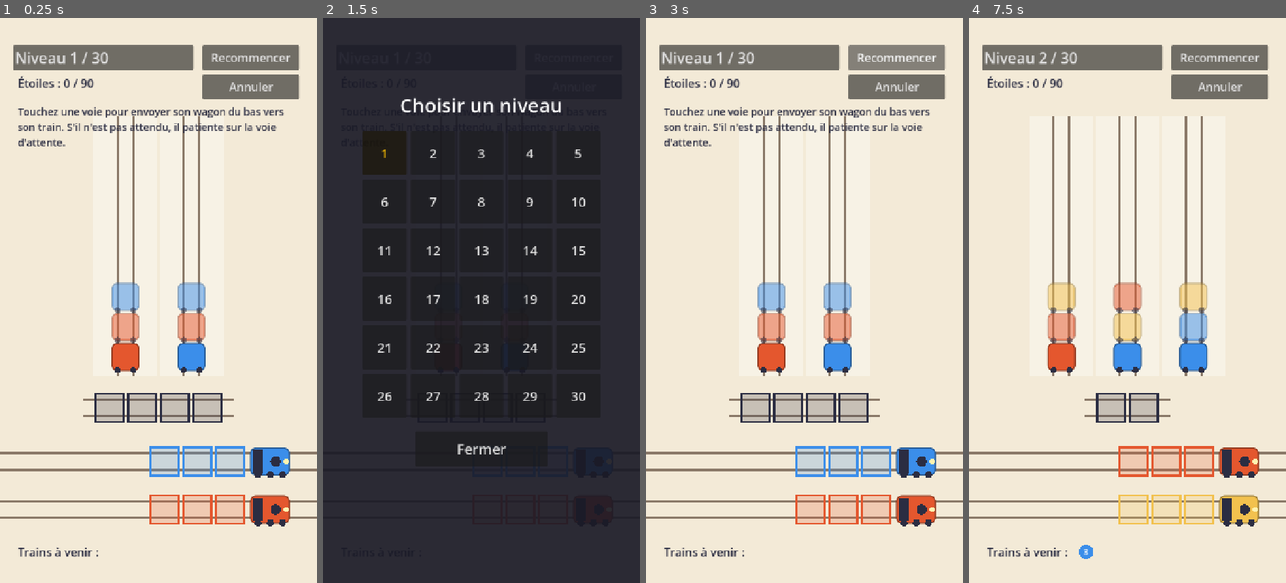
Above: before the commit, frames 1-4 (left to right).
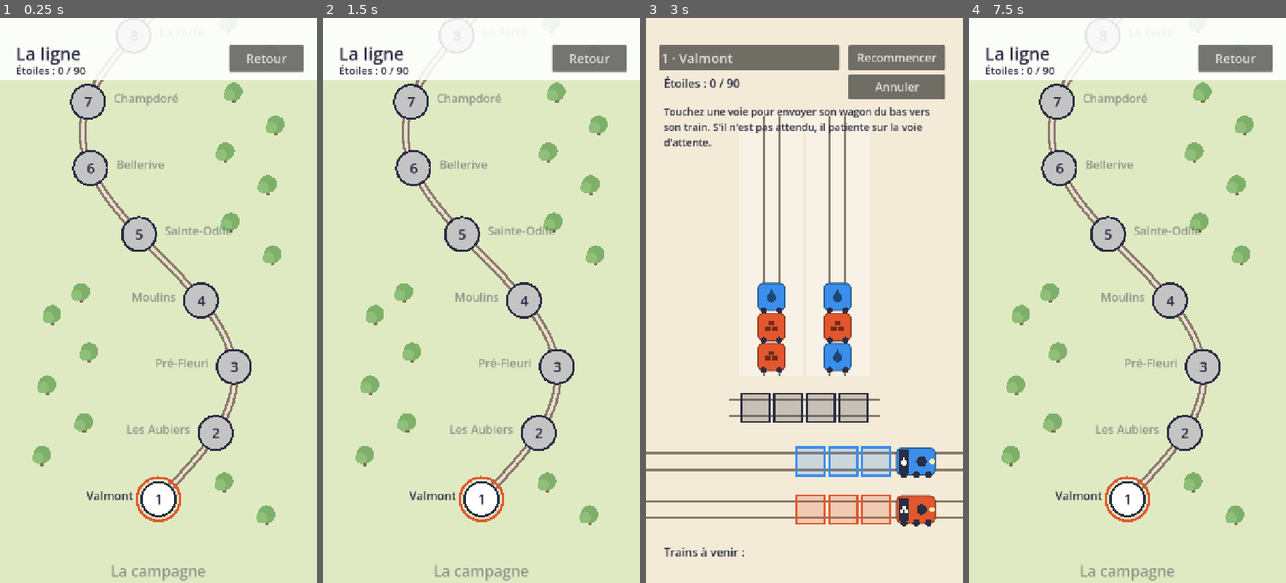
Above: after the commit, the same moments.

Repository: VincentDebaty/GareDeTriage
Game: Godot game, scene res://scenes/main.tscn
Two runs of this game, one before a commit and one after it. Both use one fixed random seed, a clock stepped at 60 frames per second and the inputs below.
Inputs (mouse positions are in pixels of both pictures, inside the frame that each line leads up to):
- Up to frame 1 (0.25 s): no input
- Up to frame 2 (1.5 s): click (427, 57) at 0.5 s, where only the run before the commit has a clickable "Niveau 1 / 30"; click (427, 57) at 1.25 s, where only the run after the commit has a clickable "1 · Valmont"
- Up to frame 3 (3 s): click (706, 153) at 2 s, where only the run before the commit has a clickable "1"; click "Recommencer" (after the commit: "Retour") at 2.75 s
- Up to frame 4 (7.5 s): click "Recommencer" at 3.5 s; click "Recommencer" at 4.25 s; click "Recommencer" at 5 s; click "Annuler" at 5.75 s; click (1073, 57) at 6.5 s, where only the run before the commit has a clickable "Niveau 1 / 30"; click (1079, 153) at 7.25 s, where only the run before the commit has a clickable "2"

The runs differ from the first frame. In frame 1, 42% of the frame differs, in the area x 0-100%, y 0-100%; in frame 2, 99%; in frame 3, 2.2%; in frame 4, 48%.

Commit message:
Marchandises, carte de la ligne, wagons en pleine couleur
- Chaque couleur porte une icône de marchandise (wagons et cabines).
- Carte de la ligne : trente gares nommées, trois régions, étoiles par
  gare ; le jeu s'ouvre dessus et elle remplace la grille de niveaux.
- Fond du jeu teinté selon la région ; fin de niveau avec « Voir la carte ».
- Wagons d'une voie tous à pleine opacité.
- Affichage des quais et des trains à venir indépendant des locomotives
  (corrige une pastille restante en jeu très rapide).
- Wagons mystère désactivés dans les niveaux.

Co-Authored-By: Claude Fable 5.2 <noreply@anthropic.com>

Diff:
--- /dev/null
+++ b/data/line.json
@@ -0,0 +1,15 @@
+{
+	"regions": [
+		{"name": "La campagne", "first": 0, "map": "dfeac3", "game": "f3ead7", "decor": "tree"},
+		{"name": "La montagne", "first": 10, "map": "dde2ea", "game": "e9edf2", "decor": "peak"},
+		{"name": "Le port", "first": 20, "map": "cfe6ee", "game": "e4f0f2", "decor": "wave"}
+	],
+	"stations": [
+		"Valmont", "Les Aubiers", "Pré-Fleuri", "Moulins", "Sainte-Odile",
+		"Bellerive", "Champdoré", "La Ferté", "Vignolles", "Grand-Pré",
+		"Col-Blanc", "Pierrefeu", "Les Granges", "Haute-Combe", "Rochebrune",
+		"Val-d'Ardoise", "Les Cimes", "Pont-du-Diable", "Aiguebelle", "Mont-Clair",
+		"Les Salines", "Marée-Basse", "Cap-Rouge", "La Jetée", "Port-Louis",
+		"Les Docks", "Fort-Marin", "Baie-d'Or", "Le Phare", "Terminus-sur-Mer"
+	]
+}
--- /dev/null
+++ b/src/goods.gd
@@ -0,0 +1,37 @@
+extends RefCounted
+## Marchandises : une par couleur de wagon, avec une icône dessinée (graphisme provisoire).
+## L'icône double la couleur, pour que deux wagons se distinguent aussi par leur forme.
+
+const NAMES: Array[String] = ["Briques", "Eau", "Blé", "Bois", "Raisin", "Fleurs"]
+
+
+## Dessine l'icône de la marchandise `kind` centrée en `c`, à l'échelle `s` (1 = wagon).
+## `ink` est la couleur du dessin, `paper` celle du fond (pour les détails en creux).
+static func draw_icon(ci: CanvasItem, kind: int, c: Vector2, s: float, ink: Color, paper: Color) -> void:
+	match kind:
+		0:  # Briques : deux en bas, une au-dessus.
+			for r: Array in [[-15.0, 1.0], [1.0, 1.0], [-7.0, -11.0]]:
+				ci.draw_rect(Rect2(c + Vector2(r[0], r[1]) * s, Vector2(14.0, 10.0) * s), ink)
+		1:  # Eau : une goutte.
+			ci.draw_circle(c + Vector2(0.0, 5.0) * s, 10.0 * s, ink)
+			ci.draw_colored_polygon(PackedVector2Array([
+				c + Vector2(-9.0, 1.0) * s, c + Vector2(9.0, 1.0) * s, c + Vector2(0.0, -15.0) * s]), ink)
+		2:  # Blé : un épi.
+			ci.draw_line(c + Vector2(0.0, 15.0) * s, c + Vector2(0.0, -10.0) * s, ink, 3.0 * s)
+			for y: float in [-7.0, 1.0, 9.0]:
+				ci.draw_circle(c + Vector2(-6.0, y) * s, 4.5 * s, ink)
+				ci.draw_circle(c + Vector2(6.0, y) * s, 4.5 * s, ink)
+			ci.draw_circle(c + Vector2(0.0, -13.0) * s, 4.5 * s, ink)
+		3:  # Bois : trois rondins vus en bout.
+			for p: Vector2 in [Vector2(-9.0, 6.0), Vector2(9.0, 6.0), Vector2(0.0, -8.0)]:
+				ci.draw_circle(c + p * s, 8.5 * s, ink)
+				ci.draw_circle(c + p * s, 3.5 * s, paper)
+		4:  # Raisin : une grappe.
+			for p: Vector2 in [Vector2(-9.0, -7.0), Vector2(0.0, -7.0), Vector2(9.0, -7.0),
+					Vector2(-4.5, 2.0), Vector2(4.5, 2.0), Vector2(0.0, 11.0)]:
+				ci.draw_circle(c + p * s, 5.5 * s, ink)
+			ci.draw_line(c + Vector2(0.0, -11.0) * s, c + Vector2(4.0, -17.0) * s, ink, 3.0 * s)
+		5:  # Fleurs : cinq pétales et un cœur.
+			for k: int in 5:
+				ci.draw_circle(c + Vector2.from_angle(-PI / 2.0 + k * TAU / 5.0) * 9.0 * s, 6.5 * s, ink)
+			ci.draw_circle(c, 4.0 * s, paper)
--- a/src/main.gd
+++ b/src/main.gd
@@ -8,6 +8,7 @@
 const Solver := preload("res://src/triage_solver.gd")
 const Piece := preload("res://src/piece.gd")
 const Sfx := preload("res://src/sfx.gd")
+const MapView := preload("res://src/map_view.gd")
 
 const PALETTE: Array[Color] = [
 	Color("e4572e"), Color("3b8eea"), Color("f2c14e"),
@@ -46,6 +47,12 @@
 ## déjà à jour au moment de la touche, l'affichage change quand le train arrive vraiment.
 var _slot_view: Array[Dictionary] = []
 var _pending_view: Array = []
+## Numéros d'ordre des mises à jour de ces vues : en jouant très vite, deux animations
+## peuvent se terminer dans le désordre ; on n'applique jamais un état plus ancien que
+## celui déjà affiché (par quai, et pour la liste des trains à venir).
+var _view_seq: int = 0
+var _view_applied: int = 0
+var _slot_applied: Array[int] = []
 var _gen: int = 0
 var _stars_total: int = 0
 var _stars_shown: int = 0
@@ -56,10 +63,9 @@
 var _pieces: Node2D
 var _sfx: Sfx
 var _title: Button
-var _picker: ColorRect
-var _picker_title: Label
-var _picker_grid: GridContainer
-var _picker_close: Button
+var _map: MapView
+## Ligne : régions et noms de gares (data/line.json).
+var _line: Dictionary = {}
 var _hint: Label
 var _stars_label: Label
 var _pending_label: Label
@@ -75,6 +81,7 @@
 func _ready() -> void:
 	RenderingServer.set_default_clear_color(BG)
 	_levels = JSON.parse_string(FileAccess.get_file_as_string("res://data/levels.json"))
+	_line = JSON.parse_string(FileAccess.get_file_as_string("res://data/line.json"))
 	_pieces = Node2D.new()
 	add_child(_pieces)
 	_sfx = Sfx.new()
@@ -85,6 +92,9 @@
 	_save_enabled = OS.get_cmdline_user_args().is_empty()
 	_load_progress()
 	_start_level(clampi(int(_progress["level"]), 0, _levels.size() - 1))
+	# Le jeu s'ouvre sur la carte de la ligne (sauf lors des vérifications automatiques).
+	if _save_enabled:
+		_open_map()
 	_debug_hook()
 
 
@@ -106,6 +116,19 @@
 	if f != null:
 		f.store_string(JSON.stringify(_progress))
 		f.close()
+
+
+## Dernière gare atteinte sur la ligne.
+func _reached() -> int:
+	return int(_progress.get("reached", _progress["level"]))
+
+
+func _region(index: int) -> Dictionary:
+	var found: Dictionary = _line["regions"][0]
+	for r: Dictionary in _line["regions"]:
+		if int(r["first"]) <= index:
+			found = r
+	return found
 
 
 func _total_stars() -> int:
@@ -135,8 +158,8 @@
 func _build_ui() -> void:
 	var layer: CanvasLayer = CanvasLayer.new()
 	add_child(layer)
-	# Le titre est un bouton : il ouvre le choix du niveau.
-	_title = _button("", 34, _open_picker)
+	# Le titre est un bouton : il ouvre la carte de la ligne.
+	_title = _button("", 30, _open_map)
 	_title.alignment = HORIZONTAL_ALIGNMENT_LEFT
 	_stars_label = _label(26)
 	_hint = _label(23)
@@ -160,45 +183,25 @@
 	_overlay.add_child(_star_row)
 	_overlay_button = _button("", 38, _on_overlay_button)
 	_overlay.add_child(_overlay_button)
-	_overlay_alt = _button("Recommencer le niveau", 30, func() -> void: _start_level(_level_index))
+	_overlay_alt = _button("", 30, _on_overlay_alt)
 	_overlay.add_child(_overlay_alt)
-	_picker = ColorRect.new()
-	_picker.color = Color(0.1, 0.1, 0.15, 0.92)
-	_picker.visible = false
-	layer.add_child(_picker)
-	_picker_title = Label.new()
-	_picker_title.text = "Choisir un niveau"
-	_picker_title.add_theme_font_size_override("font_size", 44)
-	_picker_title.horizontal_alignment = HORIZONTAL_ALIGNMENT_CENTER
-	_picker.add_child(_picker_title)
-	_picker_grid = GridContainer.new()
-	_picker_grid.columns = 5
-	_picker_grid.add_theme_constant_override("h_separation", 10)
-	_picker_grid.add_theme_constant_override("v_separation", 10)
-	_picker.add_child(_picker_grid)
-	_picker_close = _button("Fermer", 32, func() -> void: _picker.visible = false)
-	_picker.add_child(_picker_close)
+	_map = MapView.new()
+	_map.stations = _line["stations"]
+	_map.regions = _line["regions"]
+	_map.visible = false
+	_map.level_picked.connect(_pick_level)
+	_map.closed.connect(func() -> void: _map.visible = false)
+	layer.add_child(_map)
 	_layout_ui()
 
 
-## Ouvre la grille des niveaux. Tous sont accessibles (utile pour les essais) ;
-## les points sous le numéro rappellent la meilleure note obtenue.
-func _open_picker() -> void:
-	for child: Node in _picker_grid.get_children():
-		_picker_grid.remove_child(child)
-		child.queue_free()
-	for i: int in _levels.size():
-		var stars: int = int(_progress["stars"].get(str(i), 0))
-		var b: Button = _button("%d\n%s" % [i + 1, "•".repeat(stars)], 30, _pick_level.bind(i))
-		b.custom_minimum_size = Vector2(100.0, 100.0)
-		if i == _level_index:
-			b.modulate = GOLD
-		_picker_grid.add_child(b)
-	_picker.visible = true
+## Ouvre la carte de la ligne. Toutes les gares restent accessibles (utile pour les essais).
+func _open_map() -> void:
+	_map.open(_level_index, _reached(), _progress["stars"])
 
 
 func _pick_level(index: int) -> void:
-	_picker.visible = false
+	_map.visible = false
 	_progress["level"] = index
 	_save_progress()
 	_start_level(index)
@@ -210,13 +213,9 @@
 	var dy: float = maxf(0.0, _top_inset() - 50.0)
 	_title.position = Vector2(30.0, 62.0 + dy)
 	_title.size = Vector2(sz.x - 310.0, 56.0)
-	_picker.position = Vector2.ZERO
-	_picker.size = sz
-	_picker_title.position = Vector2(0.0, sz.y * 0.2 - 90.0)
-	_picker_title.size = Vector2(sz.x, 70.0)
-	_picker_grid.position = Vector2((sz.x - 540.0) / 2.0, sz.y * 0.2)
-	_picker_close.size = Vector2(300.0, 80.0)
-	_picker_close.position = Vector2((sz.x - 300.0) / 2.0, sz.y * 0.2 + 680.0)
+	_map.position = Vector2.ZERO
+	_map.top_inset = dy
+	_map.size = sz
 	_restart.size = Vector2(220.0, 56.0)
 	_restart.position = Vector2(sz.x - 260.0, 62.0 + dy)
 	_undo_button.size = Vector2(220.0, 56.0)
@@ -256,11 +255,11 @@
 
 
 ## Affiche le panneau de fin. `stars` > 0 : les étoiles tombent une à une.
-## `alt` : montre aussi le bouton secondaire « Recommencer le niveau ».
-func _show_overlay(text: String, button: String, stars: int, alt: bool) -> void:
+## `alt` : texte du bouton secondaire.
+func _show_overlay(text: String, button: String, stars: int, alt: String) -> void:
 	_overlay_label.text = text
 	_overlay_button.text = button
-	_overlay_alt.visible = alt
+	_overlay_alt.text = alt
 	_stars_total = stars
 	_stars_shown = 0
 	_star_row.queue_redraw()
@@ -296,6 +295,13 @@
 		_start_level((_level_index + 1) % _levels.size())
 	else:
 		_undo()
+
+
+func _on_overlay_alt() -> void:
+	if _game.status() == Game.WON:
+		_open_map()
+	else:
+		_start_level(_level_index)
 
 
 # --- Géométrie ---------------------------------------------------------------
@@ -351,7 +357,8 @@
 	_game = Game.new()
 	_game.load_level(_levels[index])
 	_rebuild()
-	_title.text = "Niveau %d / %d" % [index + 1, _levels.size()]
+	_title.text = "%d · %s" % [index + 1, _line["stations"][index]]
+	RenderingServer.set_default_clear_color(Color(str(_region(index)["game"])))
 	_stars_label.text = "Étoiles : %d / %d" % [_total_stars(), _levels.size() * 3]
 	_hint.text = str(_levels[index].get("hint", ""))
 
@@ -369,16 +376,38 @@
 	for slot: Dictionary in _game.slots:
 		ids.append_array(slot["ids"])
 	for id: int in ids:
-		var w: Node2D = _new_piece(PALETTE[_game.colors[id]], false)
+		var w: Node2D = _new_piece(_game.colors[id], false)
 		w.masked = _game.hidden[id] == 1 and not _revealed.has(id)
 		_wagons[id] = w
 	_slot_view.clear()
+	_slot_applied.clear()
 	for s: int in _game.slots.size():
 		_locos.append(null)
 		_spawn_loco(s)
+		_slot_applied.append(_view_seq)
 		_slot_view.append({"color": _game.slots[s]["color"], "size": _game.slots[s]["size"]})
 	_pending_view = _pending_snapshot()
+	_view_applied = _view_seq
 	_relayout(0.0)
+
+
+## Programme un changement d'affichage d'un quai (et, si `pending` est fourni, de la liste
+## des trains à venir) dans `delay` secondes. Indépendant des locomotives : en jeu rapide,
+## une locomotive peut repartir avant la fin de son animation d'arrivée.
+func _schedule_view(slot: int, delay: float, view: Dictionary, pending: Variant) -> void:
+	_view_seq += 1
+	var seq: int = _view_seq
+	var gen: int = _gen
+	get_tree().create_timer(delay).timeout.connect(func() -> void:
+		if gen != _gen:
+			return
+		if seq > _slot_applied[slot]:
+			_slot_applied[slot] = seq
+			_slot_view[slot] = view
+		if pending != null and seq > _view_applied:
+			_view_applied = seq
+			_pending_view = pending
+		queue_redraw())
 
 
 func _pending_snapshot() -> Array:
@@ -388,9 +417,10 @@
 	return list
 
 
-func _new_piece(color: Color, is_loco: bool) -> Node2D:
+func _new_piece(kind: int, is_loco: bool) -> Node2D:
 	var p: Node2D = Piece.new()
-	p.color = color
+	p.kind = kind
+	p.color = PALETTE[kind]
 	p.is_loco = is_loco
 	_pieces.add_child(p)
 	return p
@@ -400,24 +430,21 @@
 ## les cadres du quai et la liste des trains à venir ne changent qu'à son arrivée.
 func _spawn_loco(slot: int, delay: float = -1.0) -> void:
 	var color: int = _game.slots[slot]["color"]
-	var view: Dictionary = {"color": color, "size": _game.slots[slot]["size"]}
+	if delay >= 0.0:
+		_schedule_view(slot, delay + LOCO_IN_TIME,
+			{"color": color, "size": _game.slots[slot]["size"]}, _pending_snapshot())
 	if color == -1:
 		_locos[slot] = null
 		return
-	var loco: Node2D = _new_piece(PALETTE[color], true)
+	var loco: Node2D = _new_piece(color, true)
 	_locos[slot] = loco
 	if delay < 0.0:
 		loco.position = _loco_pos(slot)
 		return
-	var pending: Array = _pending_snapshot()
 	loco.position = Vector2(-200.0, _loco_pos(slot).y)
 	var tw: Tween = loco.create_tween()
 	tw.tween_interval(delay)
 	tw.tween_property(loco, "position", _loco_pos(slot), LOCO_IN_TIME).set_trans(Tween.TRANS_QUAD).set_ease(Tween.EASE_OUT)
-	tw.tween_callback(func() -> void:
-		_slot_view[slot] = view
-		_pending_view = pending
-		queue_redraw())
 
 
 func _wait(seconds: float) -> void:
@@ -494,7 +521,6 @@
 			var id: int = _game.tracks[t][k]
 			var w: Node2D = _wagons[id]
 			_move(w, _track_pos(t, k), duration)
-			w.modulate = Color(1, 1, 1, 1.0 if k == 0 else 0.5)
 			if k == 0 and w.masked:
 				_reveal(id, duration > 0.0)
 	for b: int in _game.buffer.size():
@@ -617,13 +643,10 @@
 				Input.vibrate_handheld(40)
 				loco.add_child(_smoke()))
 		tw.tween_interval(0.12)
-		if n == loco:
-			# Le quai se vide de ses cadres au moment où le train s'ébranle.
-			tw.tween_callback(func() -> void:
-				_slot_view[slot] = {"color": -1, "size": 0}
-				queue_redraw())
 		tw.tween_property(n, "position:x", _size().x + 300.0, DEPART_TIME).as_relative().set_trans(Tween.TRANS_CUBIC).set_ease(Tween.EASE_IN)
 		tw.tween_callback(n.queue_free)
+	# Le quai se vide de ses cadres au moment où le train s'ébranle.
+	_schedule_view(slot, delay + 0.12, {"color": -1, "size": 0}, null)
 	_spawn_loco(slot, delay + NEXT_TRAIN_DELAY - LOCO_IN_TIME)
 	queue_redraw()
 
@@ -634,7 +657,7 @@
 			_celebrate()
 		Game.LOST:
 			_sfx.play("lose")
-			_show_overlay("Gare bloquée !", "Annuler le dernier coup", 0, true)
+			_show_overlay("Gare bloquée !", "Annuler le dernier coup", 0, "Recommencer le niveau")
 
 
 ## Revient à l'état d'avant le dernier coup.
@@ -674,6 +697,7 @@
 	var key: String = str(_level_index)
 	_progress["stars"][key] = maxi(stars, int(_progress["stars"].get(key, 0)))
 	_progress["level"] = (_level_index + 1) % _levels.size()
+	_progress["reached"] = maxi(_reached(), mini(_level_index + 1, _levels.size() - 1))
 	_save_progress()
 	var confetti: CPUParticles2D = CPUParticles2D.new()
 	confetti.position = Vector2(_size().x / 2.0, _size().y * 0.25)
@@ -699,9 +723,9 @@
 	confetti.emitting = true
 	get_tree().create_timer(3.0).timeout.connect(fx.queue_free)
 	if _level_index == _levels.size() - 1:
-		_show_overlay("Bravo, tout est réussi !", "Rejouer depuis le début", stars, false)
+		_show_overlay("Terminus !", "Rejouer depuis le début", stars, "Voir la carte")
 	else:
-		_show_overlay("Niveau réussi !", "Niveau suivant", stars, false)
+		_show_overlay("Gare desservie !", "Gare suivante", stars, "Voir la carte")
 
 
 # --- Décor -------------------------------------------------------------------
@@ -754,7 +778,7 @@
 
 ## Options après « -- » : --level=N, --autoplay=K (K coups du solveur), --pace=S (secondes
 ## entre deux touches, 0 = rafale), --undo=N (N annulations ensuite), --wait=S (attente
-## avant capture), --picker=1 (ouvre le choix du niveau), --shot=chemin.png.
+## avant capture), --map=1 (ouvre la carte de la ligne), --shot=chemin.png.
 func _debug_hook() -> void:
 	var opts: Dictionary = {}
 	for a: String in OS.get_cmdline_user_args():
@@ -771,8 +795,8 @@
 		_take(solution[k])
 		if pace > 0.0:
 			await _wait(pace)
-	if opts.has("picker"):
-		_open_picker()
+	if opts.has("map"):
+		_open_map()
 	for n: int in int(opts.get("undo", "0")):
 		await _wait(0.4)
 		_undo()
--- /dev/null
+++ b/src/map_view.gd
@@ -0,0 +1,208 @@
+extends Control
+## Carte de la ligne : une gare par niveau, le long d'une voie qui traverse les régions.
+## La gare 1 est en bas ; on fait défiler la carte au doigt (ou à la molette).
+
+signal level_picked(index: int)
+signal closed
+
+const SPACING := 150.0
+const MARGIN_TOP := 260.0
+const MARGIN_BOTTOM := 190.0
+const RADIUS := 36.0
+const INK := Color("2b2d42")
+const GOLD := Color("f2b705")
+const RAIL := Color("8a7968")
+const LOCKED := Color("c4c4c4")
+
+## Noms des gares, une par niveau.
+var stations: Array = []
+## Régions : [{name, first, map, decor}], triées par `first`.
+var regions: Array = []
+## Meilleure note par niveau (clé = index en texte).
+var stars: Dictionary = {}
+var current: int = 0
+## Dernière gare atteinte ; les suivantes sont grisées (mais restent accessibles pour les essais).
+var reached: int = 0
+## Hauteur réservée en haut de l'écran (encoche du téléphone).
+var top_inset: float = 0.0
+
+var _scroll: float = 0.0
+var _pressed: bool = false
+var _dragged: bool = false
+var _press_pos: Vector2 = Vector2.ZERO
+var _close: Button
+
+
+func _ready() -> void:
+	_close = Button.new()
+	_close.text = "Retour"
+	_close.add_theme_font_size_override("font_size", 28)
+	_close.pressed.connect(func() -> void: closed.emit())
+	add_child(_close)
+	resized.connect(_layout)
+	_layout()
+
+
+func _layout() -> void:
+	_close.size = Vector2(170.0, 60.0)
+	_close.position = Vector2(size.x - 200.0, 62.0 + top_inset)
+	_scroll = clampf(_scroll, 0.0, _max_scroll())
+	queue_redraw()
+
+
+## Affiche la carte, centrée sur la gare en cours.
+func open(current_level: int, reached_level: int, best_stars: Dictionary) -> void:
+	current = current_level
+	reached = reached_level
+	stars = best_stars
+	visible = true
+	_pressed = false
+	_layout()
+	_scroll = clampf(MARGIN_BOTTOM + current * SPACING - size.y / 2.0, 0.0, _max_scroll())
+	queue_redraw()
+
+
+func _max_scroll() -> float:
+	var total: float = MARGIN_BOTTOM + maxi(stations.size() - 1, 0) * SPACING + MARGIN_TOP + top_inset
+	return maxf(0.0, total - size.y)
+
+
+## Position à l'écran de la gare `i` (i peut être fractionnaire, pour tracer la voie).
+func _pos(i: float) -> Vector2:
+	return Vector2(size.x / 2.0 + sin(i * 0.85) * size.x * 0.24,
+		size.y - MARGIN_BOTTOM - i * SPACING + _scroll)
+
+
+func _region_index(i: int) -> int:
+	var found: int = 0
+	for r: int in regions.size():
+		if int(regions[r]["first"]) <= i:
+			found = r
+	return found
+
+
+func _gui_input(event: InputEvent) -> void:
+	var button: InputEventMouseButton = event as InputEventMouseButton
+	if button != null:
+		if button.button_index == MOUSE_BUTTON_WHEEL_UP and button.pressed:
+			_scroll_by(80.0)
+		elif button.button_index == MOUSE_BUTTON_WHEEL_DOWN and button.pressed:
+			_scroll_by(-80.0)
+		elif button.button_index == MOUSE_BUTTON_LEFT:
+			if button.pressed:
+				_pressed = true
+				_dragged = false
+				_press_pos = button.position
+			elif _pressed:
+				_pressed = false
+				if not _dragged:
+					_tap(button.position)
+		return
+	var motion: InputEventMouseMotion = event as InputEventMouseMotion
+	if motion != null and _pressed:
+		if motion.position.distance_to(_press_pos) > 12.0:
+			_dragged = true
+		_scroll_by(motion.relative.y)
+
+
+func _scroll_by(delta: float) -> void:
+	_scroll = clampf(_scroll + delta, 0.0, _max_scroll())
+	queue_redraw()
+
+
+func _tap(at: Vector2) -> void:
+	for i: int in stations.size():
+		if _pos(i).distance_to(at) <= RADIUS + 18.0:
+			level_picked.emit(i)
+			return
+
+
+func _total_stars() -> int:
+	var total: int = 0
+	for v: Variant in stars.values():
+		total += int(v)
+	return total
+
+
+func _star(center: Vector2, radius: float, color: Color) -> void:
+	var points: PackedVector2Array = PackedVector2Array()
+	for k: int in 10:
+		points.append(center + Vector2.from_angle(-PI / 2.0 + k * PI / 5.0) * (radius if k % 2 == 0 else radius * 0.45))
+	draw_colored_polygon(points, color)
+
+
+func _draw() -> void:
+	var font: Font = ThemeDB.fallback_font
+	var n: int = stations.size()
+	# Fonds des régions : une bande par région, de la première à la dernière de ses gares.
+	for r: int in regions.size():
+		var first: int = regions[r]["first"]
+		var last: int = (int(regions[r + 1]["first"]) if r + 1 < regions.size() else n) - 1
+		var bottom: float = _pos(first).y + (MARGIN_BOTTOM + 10.0 if r == 0 else SPACING / 2.0)
+		var top: float = _pos(last).y - (MARGIN_TOP + top_inset + 10.0 if r + 1 == regions.size() else SPACING / 2.0)
+		draw_rect(Rect2(0.0, top, size.x, bottom - top), Color(str(regions[r]["map"])))
+		draw_string(font, Vector2(0.0, bottom - 24.0), str(regions[r]["name"]),
+			HORIZONTAL_ALIGNMENT_CENTER, size.x, 34, Color(INK, 0.45))
+	# Décor : deux éléments par gare, placés du côté opposé à la voie.
+	for i: int in n:
+		var p: Vector2 = _pos(i)
+		if p.y < -200.0 or p.y > size.y + 200.0:
+			continue
+		var side: float = -1.0 if p.x > size.x / 2.0 else 1.0
+		var kind: String = regions[_region_index(i)]["decor"]
+		for d: int in 2:
+			var jitter: float = float((i * 37 + d * 71) % 60)
+			var at: Vector2 = Vector2(size.x / 2.0 + side * (150.0 + d * 90.0 + jitter * 0.5),
+				p.y - 40.0 + d * 70.0 + jitter * 0.4)
+			_decor(kind, at)
+	# La voie.
+	var path: PackedVector2Array = PackedVector2Array()
+	for k: int in (n - 1) * 8 + 1:
+		path.append(_pos(k / 8.0))
+	if path.size() >= 2:
+		draw_polyline(path, RAIL, 18.0)
+		draw_polyline(path, Color("e9dfd0"), 7.0)
+	# Les gares.
+	for i: int in n:
+		var p: Vector2 = _pos(i)
+		if p.y < -100.0 or p.y > size.y + 100.0:
+			continue
+		var best: int = int(stars.get(str(i), 0))
+		var fill: Color = GOLD if best > 0 else (Color.WHITE if i <= reached else LOCKED)
+		draw_circle(p, RADIUS + 5.0, INK)
+		draw_circle(p, RADIUS, fill)
+		if i == current:
+			draw_arc(p, RADIUS + 13.0, 0.0, TAU, 48, Color("e4572e"), 6.0)
+		draw_string(font, p + Vector2(-RADIUS, 12.0), str(i + 1), HORIZONTAL_ALIGNMENT_CENTER,
+			RADIUS * 2.0, 32, INK)
+		var on_right: bool = p.x < size.x / 2.0
+		var label_x: float = p.x + RADIUS + 22.0 if on_right else 0.0
+		var label_w: float = size.x - label_x - 16.0 if on_right else p.x - RADIUS - 22.0
+		draw_string(font, Vector2(label_x, p.y + 2.0), str(stations[i]),
+			HORIZONTAL_ALIGNMENT_LEFT if on_right else HORIZONTAL_ALIGNMENT_RIGHT, label_w, 26,
+			INK if i <= reached else Color(INK, 0.45))
+		if best > 0:
+			for s: int in 3:
+				var sx: float = (label_x + 12.0 + s * 26.0) if on_right else (p.x - RADIUS - 34.0 - (2 - s) * 26.0)
+				_star(Vector2(sx, p.y + 24.0), 11.0, GOLD if s < best else Color(INK, 0.2))
+	# En-tête.
+	draw_rect(Rect2(0.0, 0.0, size.x, 140.0 + top_inset), Color(1, 1, 1, 0.88))
+	draw_string(font, Vector2(36.0, 96.0 + top_inset), "La ligne", HORIZONTAL_ALIGNMENT_LEFT, -1.0, 40, INK)
+	draw_string(font, Vector2(36.0, 128.0 + top_inset), "Étoiles : %d / %d" % [_total_stars(), n * 3],
+		HORIZONTAL_ALIGNMENT_LEFT, -1.0, 24, INK)
+
+
+func _decor(kind: String, at: Vector2) -> void:
+	match kind:
+		"tree":
+			draw_rect(Rect2(at + Vector2(-4.0, 6.0), Vector2(8.0, 20.0)), Color("8a6a4a"))
+			draw_circle(at, 20.0, Color("7fb069"))
+			draw_circle(at + Vector2(-10.0, 8.0), 13.0, Color("8fbf78"))
+		"peak":
+			draw_colored_polygon(PackedVector2Array([at + Vector2(-34.0, 26.0), at + Vector2(34.0, 26.0),
+				at + Vector2(0.0, -30.0)]), Color("9aa5b8"))
+			draw_colored_polygon(PackedVector2Array([at + Vector2(-11.0, -10.0), at + Vector2(11.0, -10.0),
+				at + Vector2(0.0, -30.0)]), Color.WHITE)
+		"wave":
+			for k: int in 3:
+				draw_arc(at + Vector2((k - 1) * 26.0, 0.0), 13.0, PI, TAU, 12, Color("5fa8c4"), 4.0)
--- a/src/piece.gd
+++ b/src/piece.gd
@@ -3,9 +3,12 @@
 
 const SIZE := 64.0
 const MYSTERY := Color("3d4055")
+const Goods := preload("res://src/goods.gd")
 
 var color: Color = Color.WHITE
 var is_loco: bool = false
+## Marchandise transportée (index de couleur), -1 pour aucune icône.
+var kind: int = -1
 ## Wagon mystère : couleur masquée par un « ? ».
 var masked: bool = false:
 	set(value):
@@ -24,6 +27,8 @@
 		# Roues, pour que le wagon se lise comme un wagon.
 		draw_circle(Vector2(-18.0, SIZE / 2.0 - 2.0), 7.0, Color("2b2d42"))
 		draw_circle(Vector2(18.0, SIZE / 2.0 - 2.0), 7.0, Color("2b2d42"))
+		if not masked and kind >= 0:
+			Goods.draw_icon(self, kind, Vector2(0.0, -3.0), 1.0, color.darkened(0.5), color)
 		if masked:
 			draw_string(ThemeDB.fallback_font, Vector2(-SIZE / 2.0, 15.0), "?",
 				HORIZONTAL_ALIGNMENT_CENTER, SIZE, 42, Color.WHITE)
@@ -32,6 +37,9 @@
 	draw_style_box(box, Rect2(-SIZE / 2.0, -SIZE / 2.0, SIZE + 26.0, SIZE))
 	draw_rect(Rect2(-SIZE / 2.0 + 6.0, -SIZE / 2.0 + 6.0, 24.0, SIZE - 12.0), Color("2b2d42"))
 	draw_circle(Vector2(26.0, 0.0), 12.0, Color("2b2d42"))
+	if kind >= 0:
+		# La cabine porte l'icône de la marchandise attendue.
+		Goods.draw_icon(self, kind, Vector2(-14.0, 0.0), 0.6, Color.WHITE, Color("2b2d42"))
 	draw_circle(Vector2(50.0, 0.0), 6.0, Color("fff3b0"))
 	draw_circle(Vector2(-14.0, SIZE / 2.0 - 2.0), 8.0, Color("2b2d42"))
 	draw_circle(Vector2(14.0, SIZE / 2.0 - 2.0), 8.0, Color("2b2d42"))
Not shown, added: src/goods.gd.uid
Not shown, added: src/map_view.gd.uid
